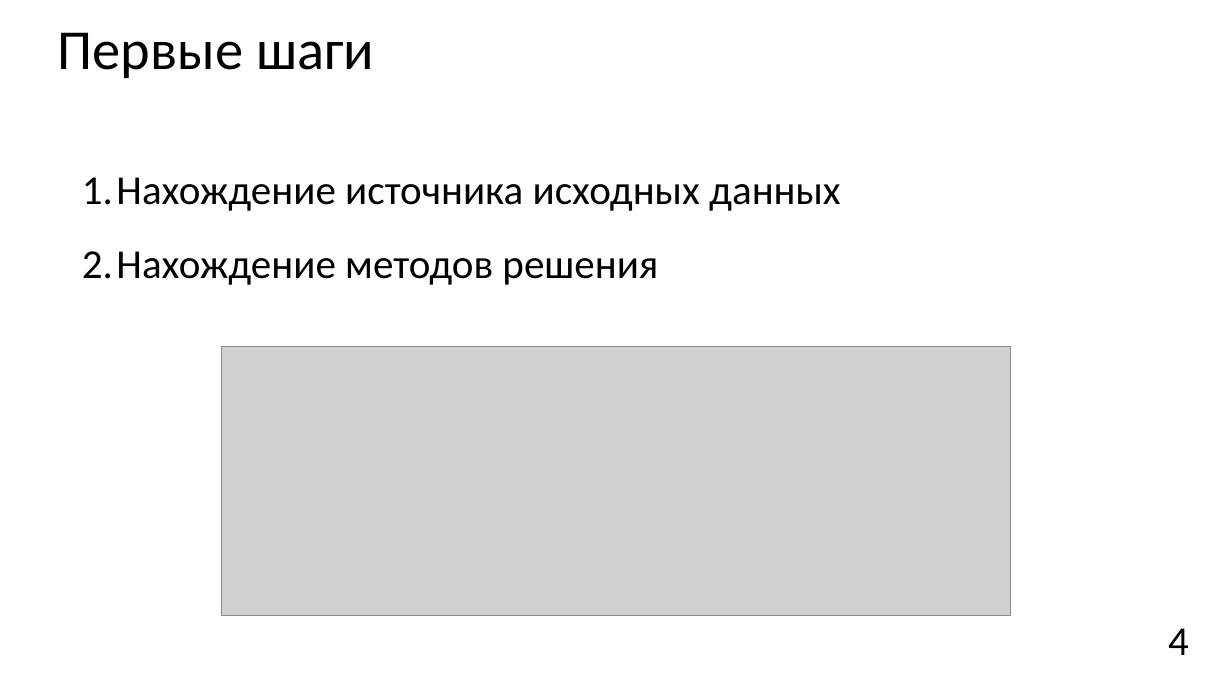
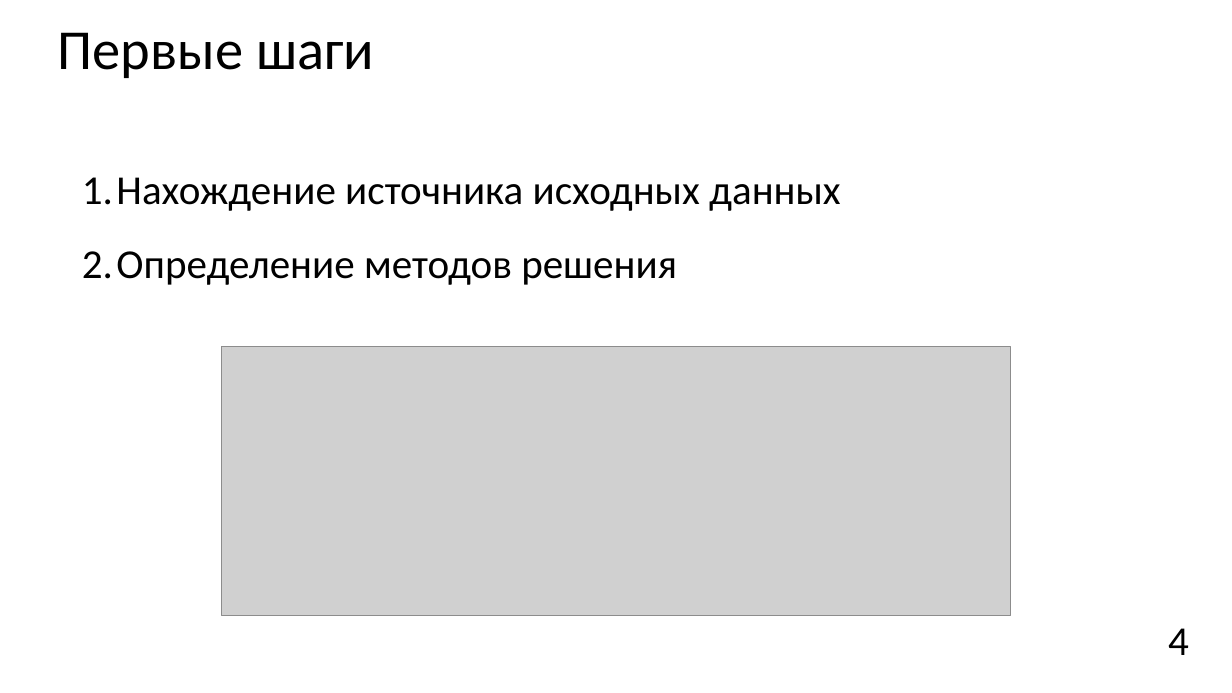
Before and after one commit to JacKira/MastersDegree, a slide deck: slide 4 of Отчет/speech.pptx. Drawn at 1232x693 pixels with LibreOffice and Linux fonts; fonts in the diff are those of the drawing; grey boxes stand for pictures. Boxes give left, top, right and bottom in pixels: in the first picture for what was removed or moved away, otherwise in the second. Text is boxed around its words. In the diff, an @@ line names an element or a change of style, - is before the commit and + after.

```diff
--- a/Отчет/speech.pptx
+++ b/Отчет/speech.pptx
@@ text at (x1=82, y1=251, x2=677, y2=285): text changed @@
-2. Нахождение методов решения
+2. Определение методов решения
```
